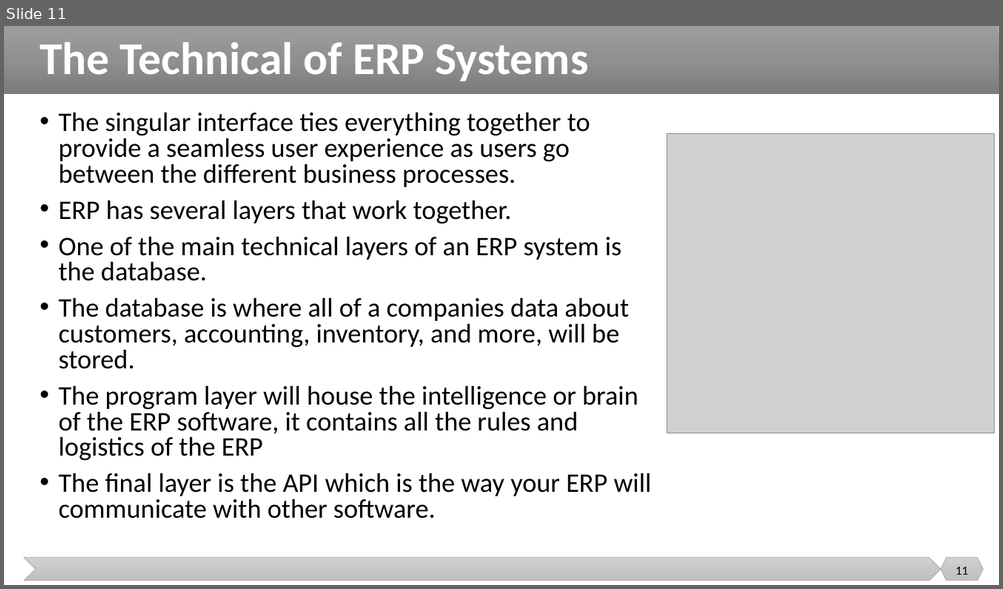
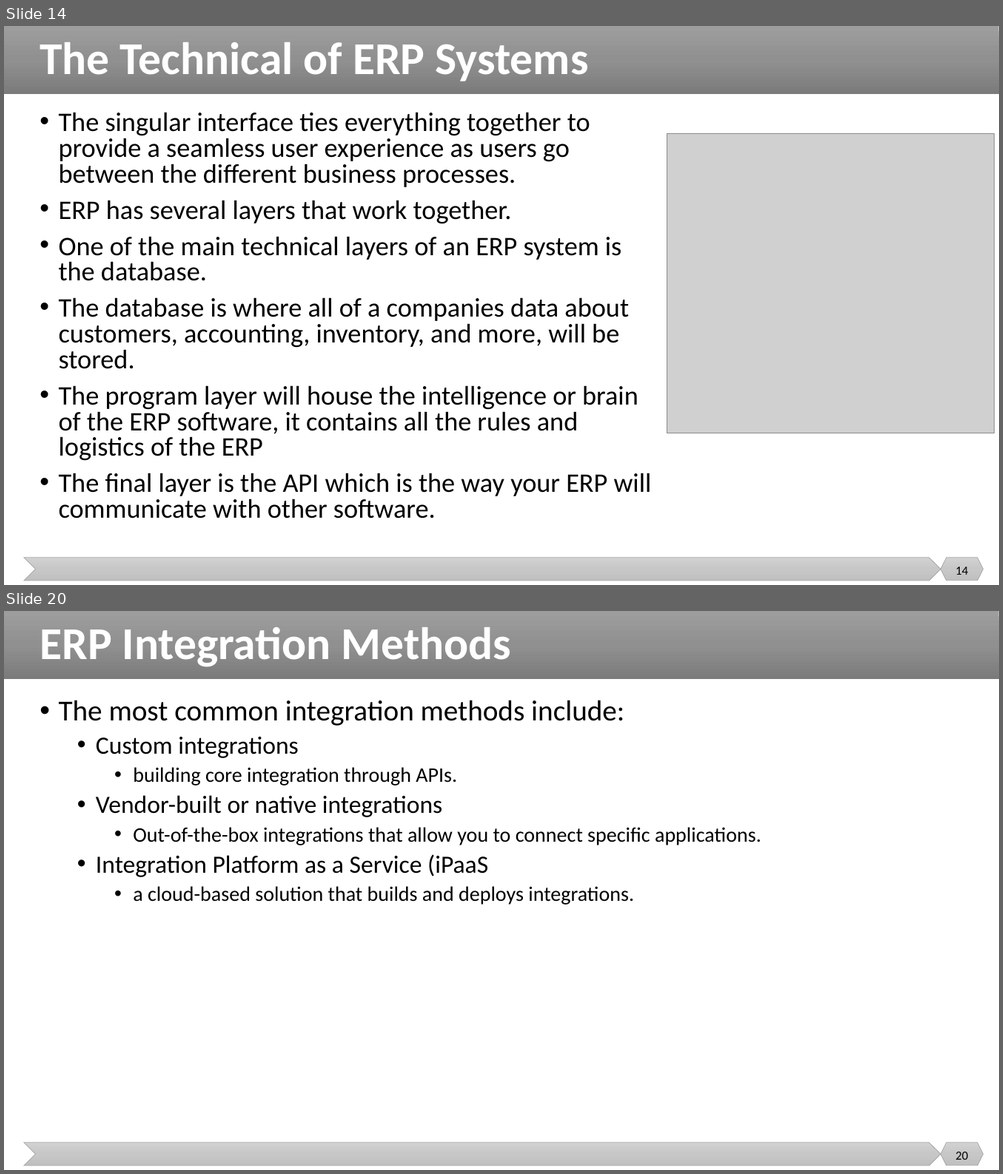
Before and after one commit to malenezi/malenezi, a slide deck: SE495/Lectures/3-ERP/ERP.pptx. Shown one above the other, each under a label of ours: slide 11 before the commit, slides 14 and 20 after it; the slides between them are not shown. The pictures are 1003x589 and 1003x1174 pixels, drawn with LibreOffice and Linux fonts; fonts in the diff are those of the drawing; grey boxes stand for pictures. Boxes give left, top, right and bottom in pixels: in the first picture for what was removed or moved away, otherwise in the second. Text is boxed around its words. In the diff, an @@ line names an element or a change of style, - is before the commit and + after.

```diff
--- a/SE495/Lectures/3-ERP/ERP.pptx
+++ b/SE495/Lectures/3-ERP/ERP.pptx
@@ slide 20 added at bbox=[4, 611, 999, 1170], background #FFFFFF; not listed: 3 template elements that a slide beside it also shows @@
@@ title added at bbox=[40, 627, 511, 667], 44 pt, text #FFFFFF, bold @@
+ERP Integration Methods
@@ text added at bbox=[59, 700, 761, 905], 20 pt, text #000000 @@
+• The most common integration methods include:
+  • Custom integrations
+    • building core integration through APIs.
+  • Vendor-built or native integrations
+    • Out-of-the-box integrations that allow you to connect specific applications.
+  • Integration Platform as a Service (iPaaS
+    • a cloud-based solution that builds and deploys integrations.
@@ page number added at bbox=[955, 1152, 967, 1160], 12 pt, text #000000 @@
+20
@@ what was slide 11 is now slide 14 @@
@@ page number at bbox=[955, 567, 967, 575]: text changed @@
-11
+14
```
Also in this commit, not shown: 2 slides changed, 10 other slides added, 6 other files.
